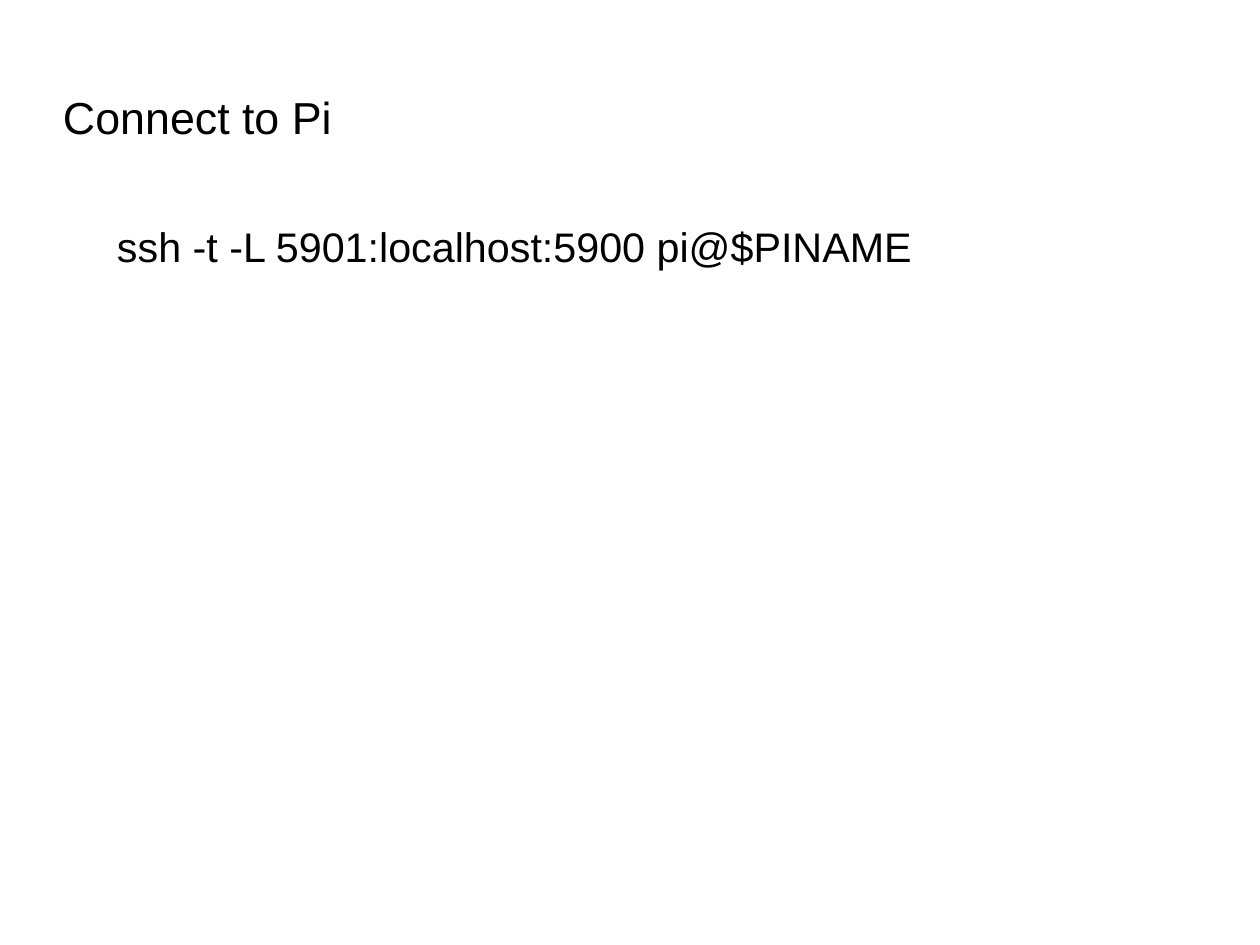
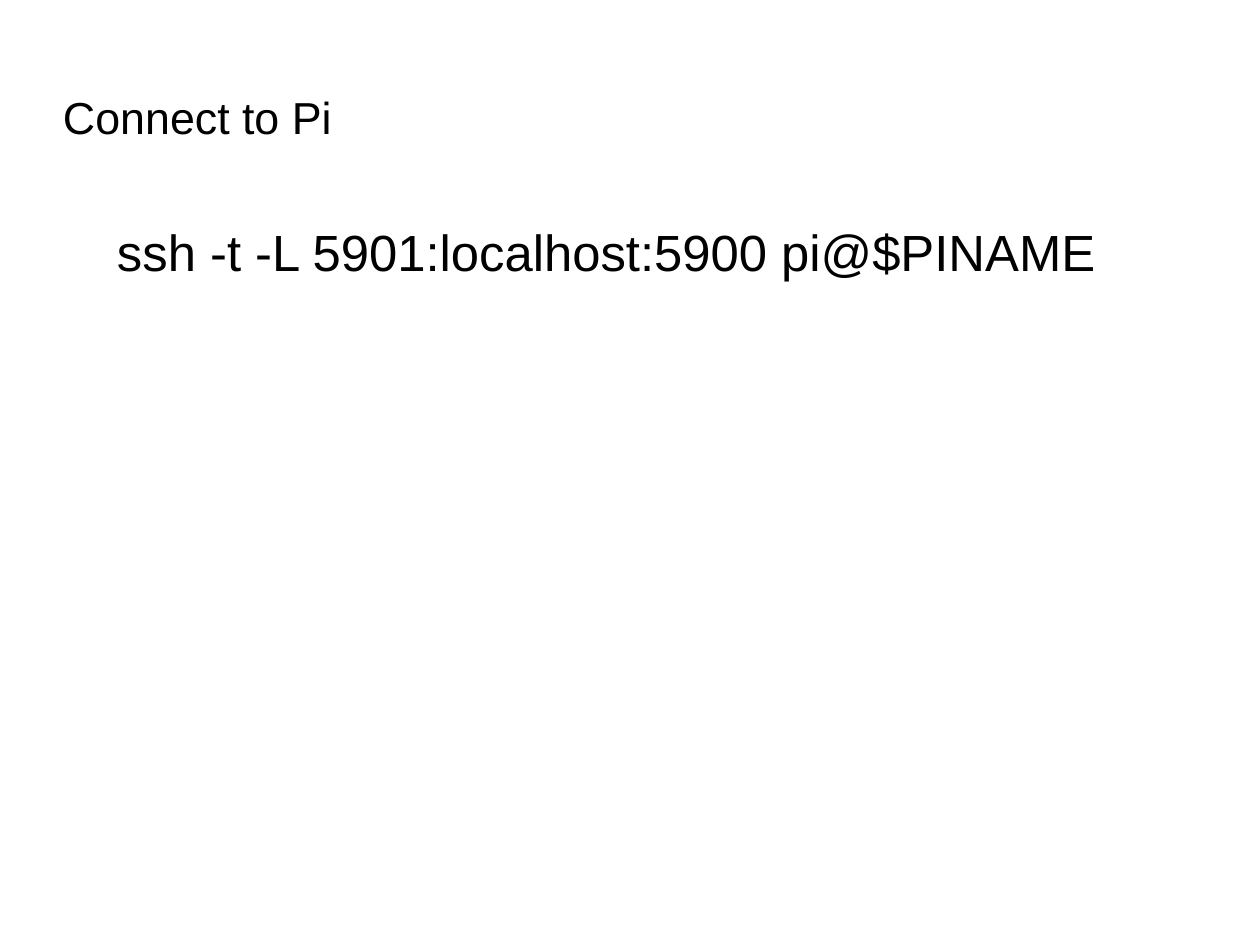
Before and after one commit to Oflameo/sshvnc_ws, a slide deck: slide 7 of doc/sshvnc.odp (slide 6 before the commit). Drawn at 1260x945 pixels with LibreOffice and Linux fonts; fonts in the diff are those of the drawing; background and template pictures are left out. Boxes give left, top, right and bottom in pixels: in the first picture for what was removed or moved away, otherwise in the second. Text is boxed around its words. In the diff, an @@ line names an element or a change of style, - is before the commit and + after.

```diff
--- a/doc/sshvnc.odp
+++ b/doc/sshvnc.odp
@@ text "ssh -t -L 5901:localhost:5900 pi@$PINAME" at [117,233,1095,282]: size 26 to 32 pt @@
```
Also in this commit, not shown: 3 other slides changed, 7 slides added, 5 other files.
